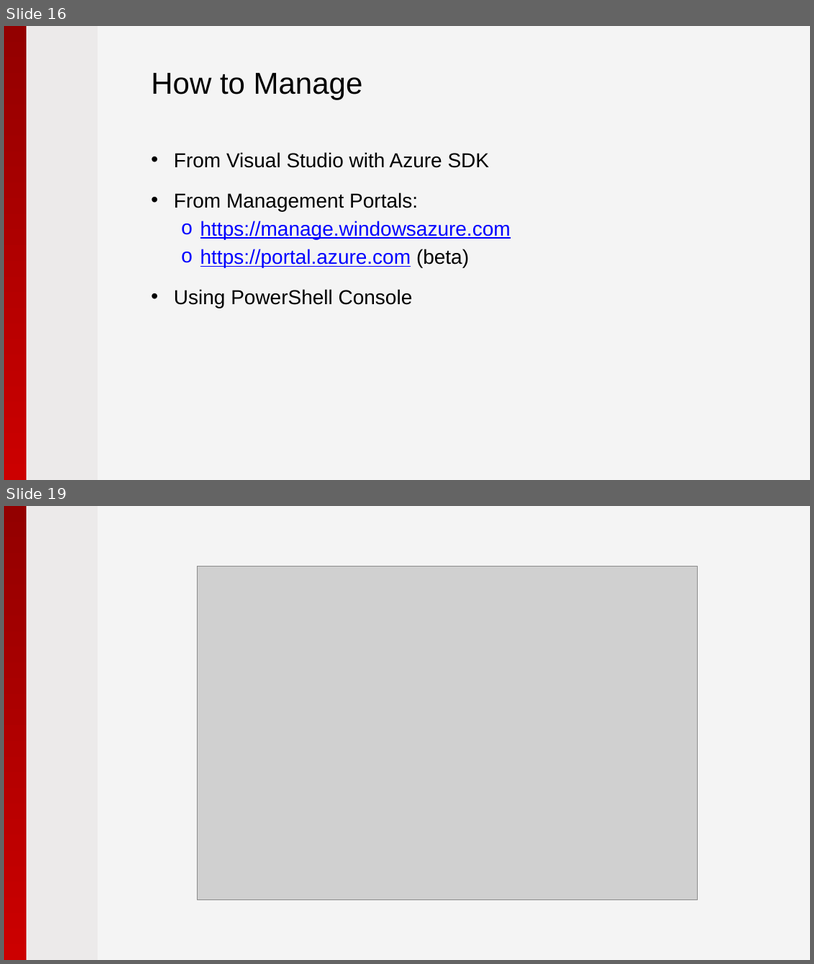
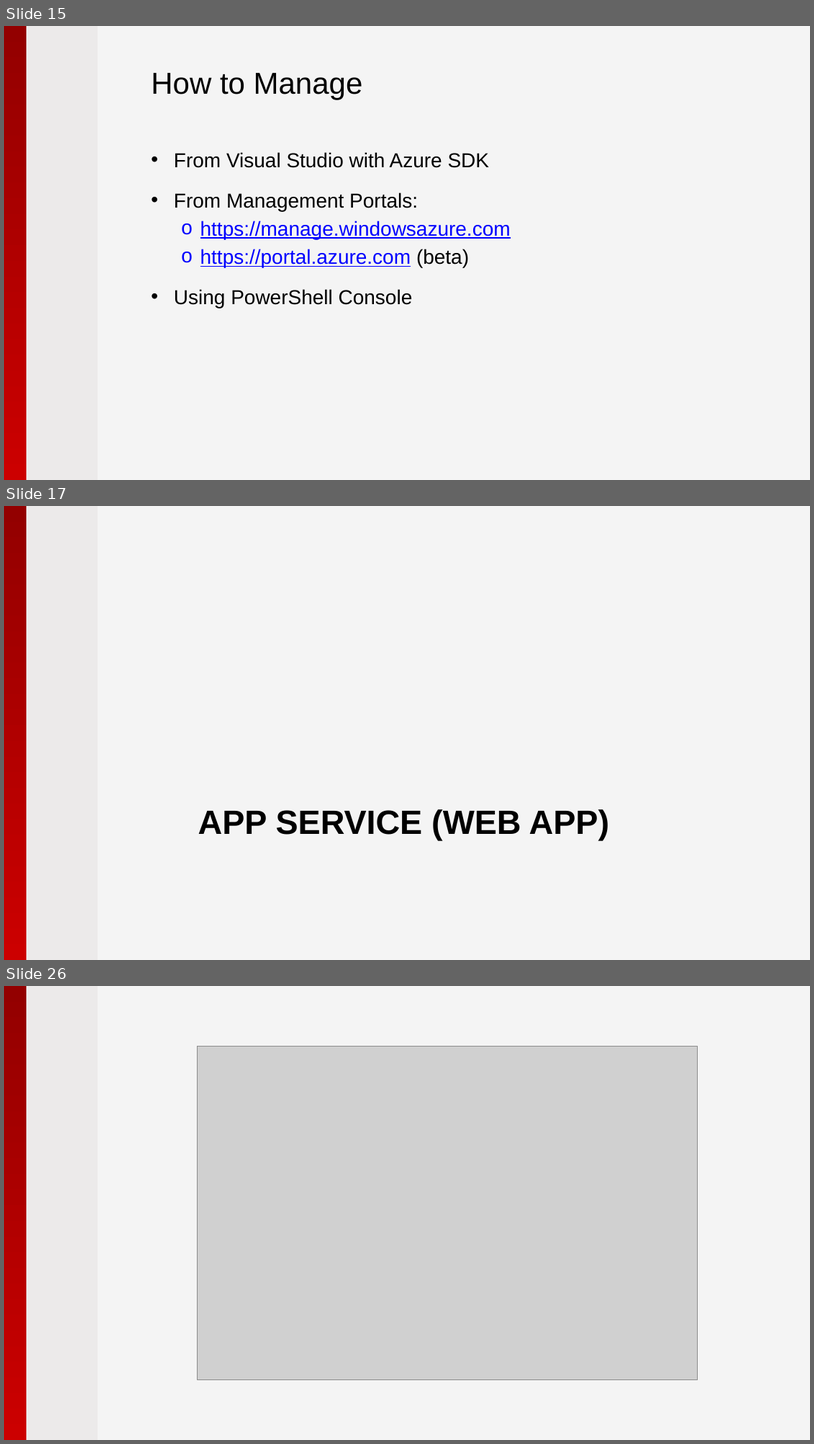
Before and after one commit to pryabov/Hackathon-2015, a slide deck: Presentation/2015 - Microsoft Azure.pptx. Shown one above the other, each under a label of ours: slides 16 and 19 before the commit, slides 15, 17 and 26 after it; the slides between them are not shown. The pictures are 814x964 and 814x1444 pixels, drawn with LibreOffice and Linux fonts; fonts in the diff are those of the drawing; grey boxes stand for pictures; background and template pictures are left out. Boxes give left, top, right and bottom in pixels: in the first picture for what was removed or moved away, otherwise in the second. Text is boxed around its words. In the diff, an @@ line names an element or a change of style, - is before the commit and + after.

```diff
--- a/Presentation/2015 - Microsoft Azure.pptx
+++ b/Presentation/2015 - Microsoft Azure.pptx
@@ slide 17 added at (4, 506, 810, 960), background #F4F4F4; not listed: 2 template elements that a slide beside it also shows @@
@@ title added at (198, 809, 610, 840), 40 pt, text #000000, bold @@
+APP SERVICE (WEB APP)
@@ what was slide 16 is now slide 15 @@
@@ what was slide 19 is now slide 26 @@
```
Also in this commit, not shown: 4 slides changed, 7 other slides added, 1 slide removed.
